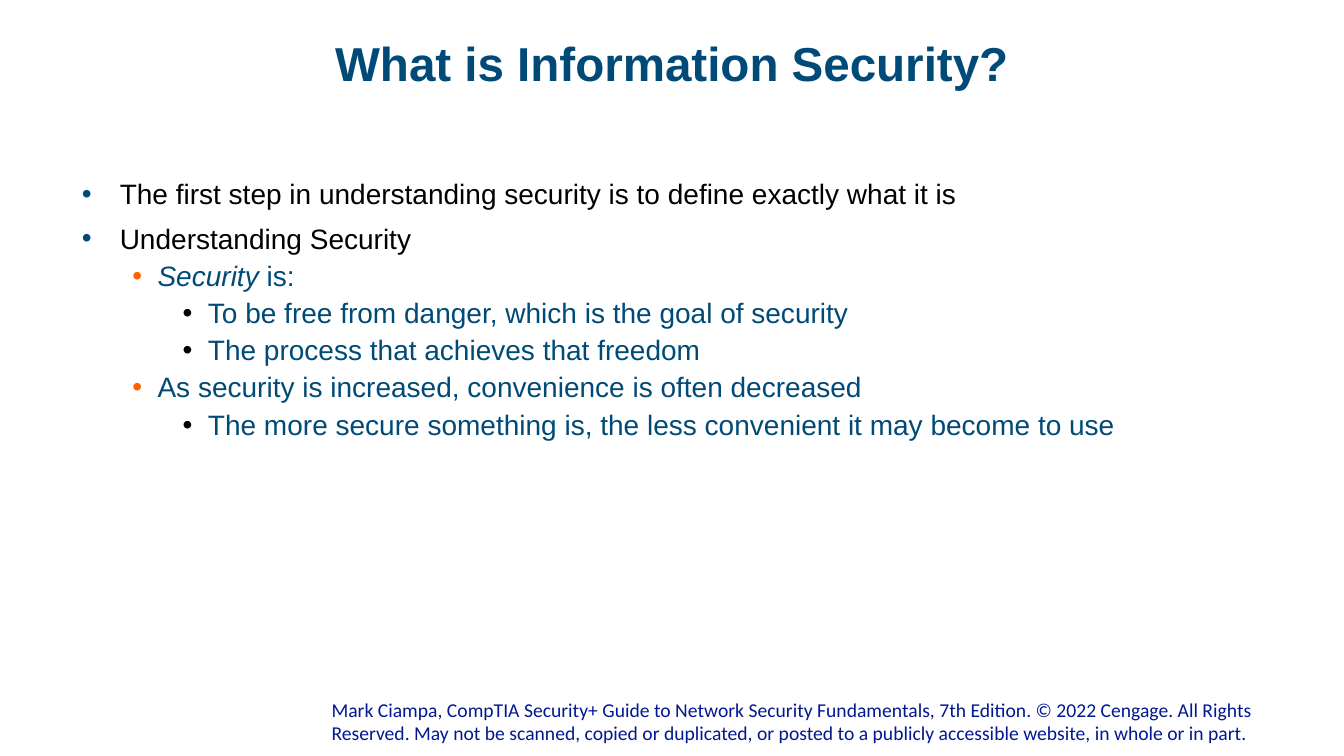
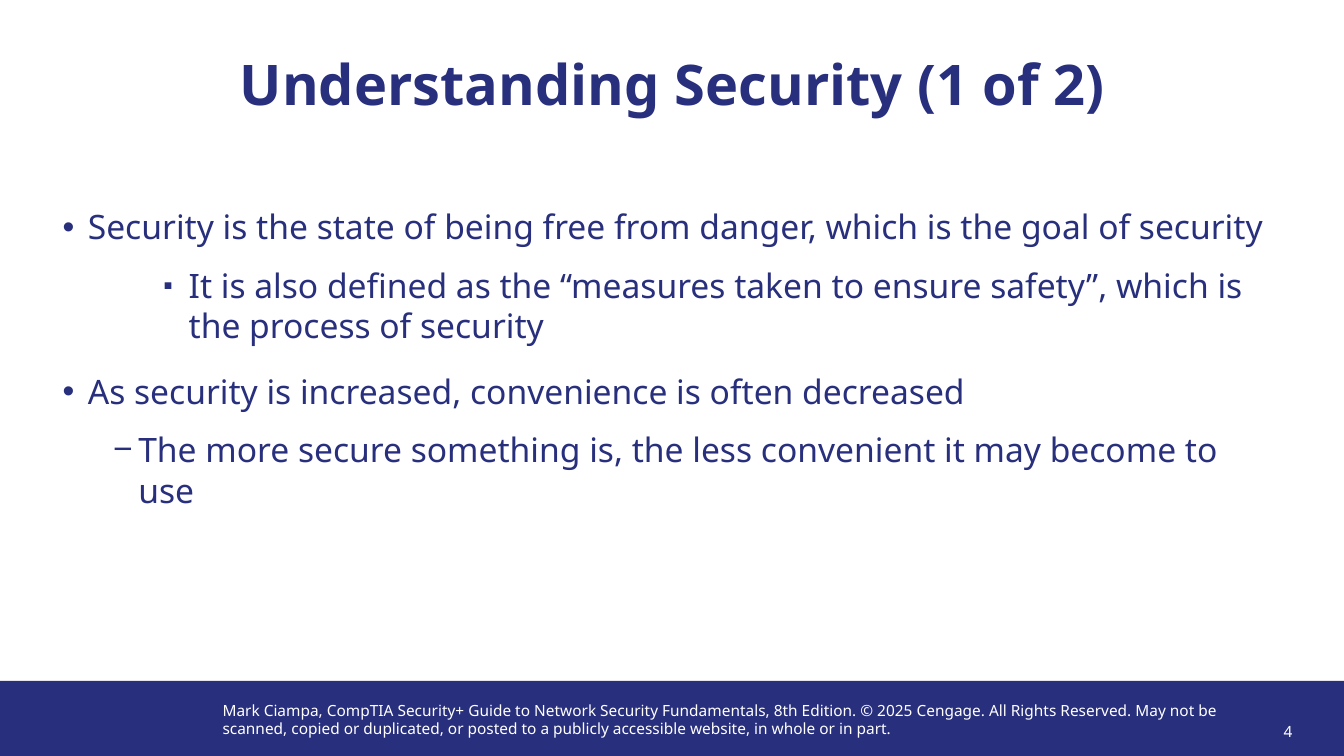
Before and after one commit to lcvp/troy-hust-university-resources, a slide deck: slide 4 of CS-4451/Modules/Hoang-Xuan-Tung/Module 1 (Introduction to Security).pptx. Drawn at 1344x756 pixels with LibreOffice and Linux fonts; fonts in the diff are those of the drawing; background and template pictures are left out. Boxes give left, top, right and bottom in pixels: in the first picture for what was removed or moved away, otherwise in the second. Text is boxed around its words. In the diff, an @@ line names an element or a change of style, - is before the commit and + after.

Commit message:
Add Week2 lab report, update slides, remove .keep
Add Week2 Practical Experience Report (Lab 2) for Hoang-Xuan-Tung under CS-4451/Assignments; update Module 1 (Introduction to Security) PPTX for Hoang-Xuan-Tung in CS-4451/Modules (binary changed); remove placeholder .keep from CS-4451/Assignments.

```diff
--- a/CS-4451/Modules/Hoang-Xuan-Tung/Module 1 (Introduction to Security).pptx
+++ b/CS-4451/Modules/Hoang-Xuan-Tung/Module 1 (Introduction to Security).pptx
@@ title removed at (335, 46, 1008, 90) @@
-What is Information Security?
@@ title added at (240, 62, 1104, 119), 40 pt, text #282F7C, bold @@
+Understanding Security (1 of 2)
@@ text "Security is the state of ...": place and size @@
-text "Security is the state of ..." at (120, 183, 1114, 440)
+text "Security is the state of ..." at (88, 213, 1263, 504)
@@ text at (88, 213, 1263, 346): text changed; size 20 to 24 pt; font Arial to Noto Sans; text colour #004A78 to #282F7C @@
-• The first step in understanding security is to define exactly what it is
-• Understanding Security
-  • Security is:
-    • To be free from danger, which is the goal of security
-    • The process that achieves that freedom
+• Security is the state of being free from danger, which is the goal of security
+    ▪ It is also defined as the “measures taken to ensure safety”, which is the process of security
@@ text at (88, 378, 1217, 504): size 20 to 24 pt, font Arial to Noto Sans, text colour #004A78 to #282F7C in "As security is increased, convenience is often ...", "The more secure something is, the less ..."; list level 2 to 1 in "As security is increased, convenience ..."; line spacing 0.9 to 1; bullet colour #FF6300 to #282F7C; bullet • to −; list level 3 to 2 in "The more secure something is, ..."; bullet colour #000000 to #282F7C @@
@@ rectangle added at (0, 682, 1344, 756), fill #282F7C @@
@@ text "Mark Ciampa, CompTIA Security+ Guide ..." at (223, 704, 1216, 738): vertical alignment bottom to top @@
@@ text at (223, 704, 1216, 738): text changed; size 14 to 11 pt; font Calibri to Noto Sans; text colour #011892 to #FFFFFF @@
-Mark Ciampa, CompTIA Security+ Guide to Network Security Fundamentals, 7th Edition. © 2022 Cengage. All Rights Reserved. May not be scanned, copied or duplicated, or posted to a publicly accessible website, in whole or in part.
+Mark Ciampa, CompTIA Security+ Guide to Network Security Fundamentals, 8th Edition. © 2025 Cengage. All Rights Reserved. May not be scanned, copied or duplicated, or posted to a publicly accessible website, in whole or in part.
@@ page number added at (1284, 726, 1293, 737), 11 pt, text #FFFFFF @@
+4
```
Also in this commit, not shown: 11 other slides changed, 30 slides added, 28 slides removed, 2 other files.
